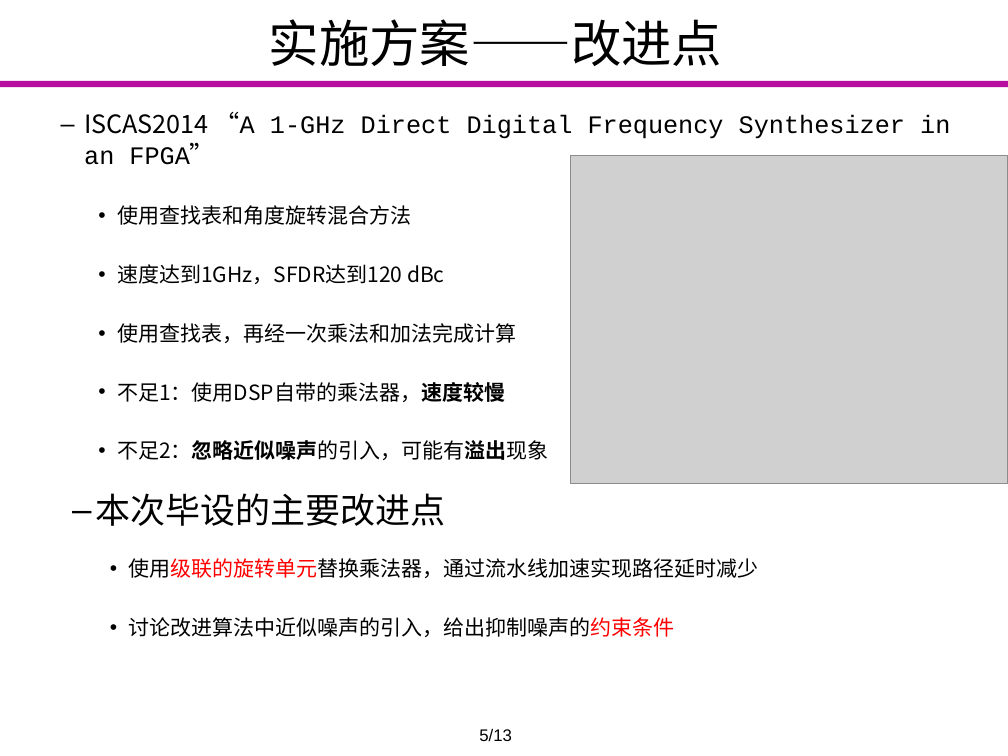
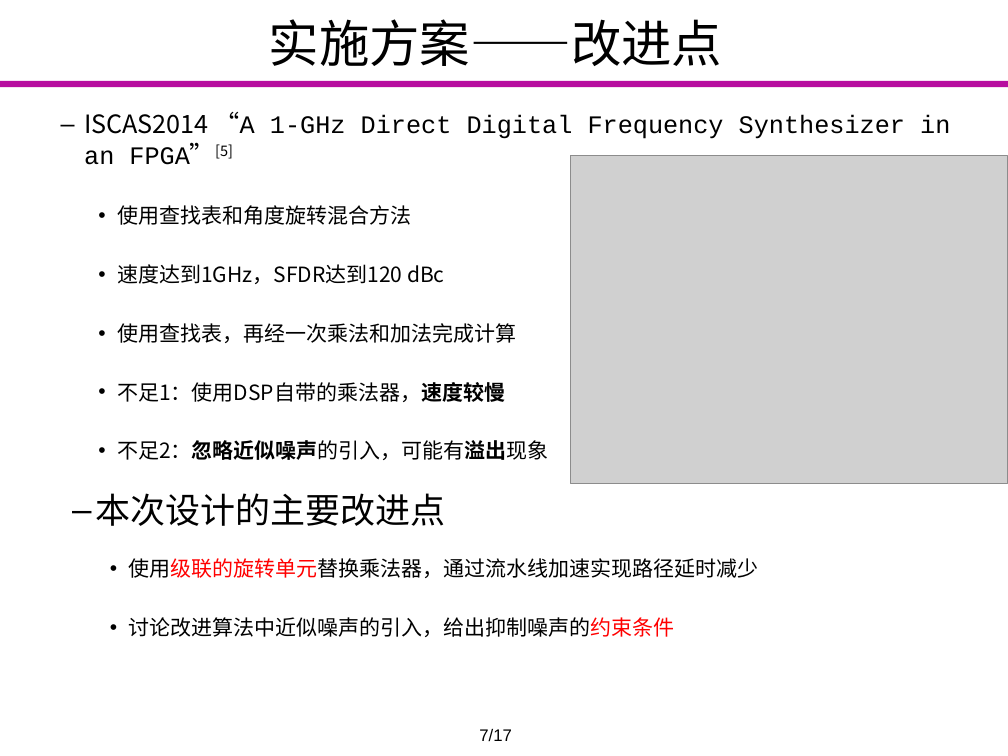
Before and after one commit to Markov2016/lunwen, a slide deck: slide 7 of dabian/杨一雄_毕业设计答辩.pptx. Drawn at 1008x756 pixels with LibreOffice and Linux fonts; fonts in the diff are those of the drawing; grey boxes stand for pictures; background and template pictures are left out. Boxes give left, top, right and bottom in pixels: in the first picture for what was removed or moved away, otherwise in the second. Text is boxed around its words. In the diff, an @@ line names an element or a change of style, - is before the commit and + after.

```diff
--- a/dabian/杨一雄_毕业设计答辩.pptx
+++ b/dabian/杨一雄_毕业设计答辩.pptx
@@ text at bbox=[84, 112, 950, 165]: text changed @@
-  – ISCAS2014 “A 1-GHz Direct Digital Frequency Synthesizer in an FPGA”
+  – ISCAS2014 “A 1-GHz Direct Digital Frequency Synthesizer in an FPGA”[5]
@@ text at bbox=[96, 493, 446, 526]: text changed @@
-  – 本次毕设的主要改进点
+  – 本次设计的主要改进点
@@ text at bbox=[479, 729, 512, 741]: text changed @@
-5/13
+7/17
```
Also in this commit, not shown: 15 other slides changed, 1 slide removed, 1 other file.
